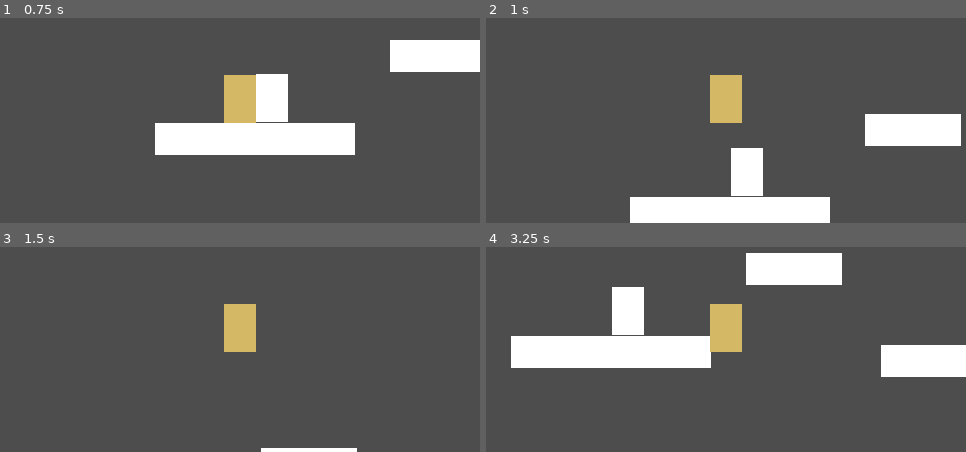
Above: before the commit, frames 1-4 (two rows, left to right).
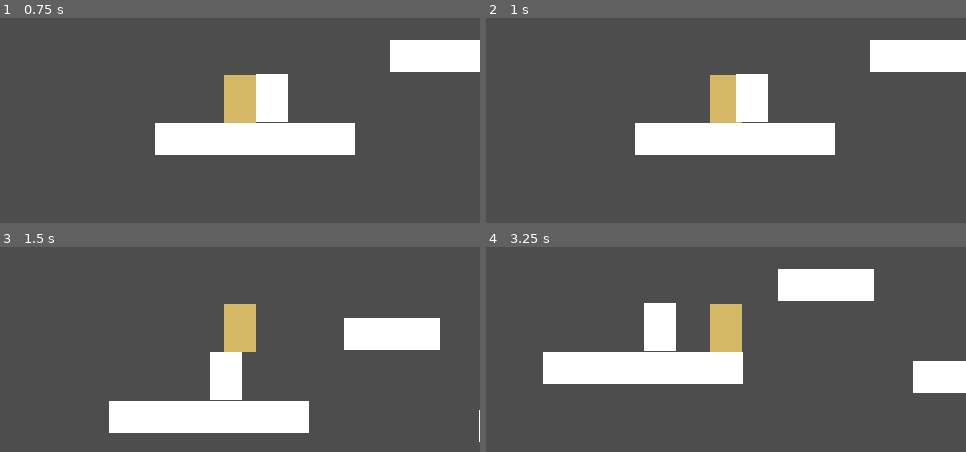
Above: after the commit, the same moments.

Repository: walle1911/DoomFist-2D
Game: Godot game, scene res://scenes/levels/rooms/Room_03_Uppercut.tscn
The game is run twice, just before and just after one commit, with the same random seed, the same clock (stepped at 60 frames per second) and the same inputs. The project has no main scene, so this scene is started directly.
Inputs:
- Up to frame 1 (0.75 s): tap Enter at 0.5 s; hold D (move_right) from 0.53 s (still down); tap J (punch) at 0.6 s
- Up to frame 2 (1 s): keep holding D (move_right); tap Space (jump) at 0.77 s; tap E (slam, bound only after the commit) at 0.8 s
- Up to frame 3 (1.5 s): keep holding D (move_right); tap Space (jump) at 1.07 s; tap E (slam, bound only after the commit) at 1.35 s
- Up to frame 4 (3.25 s): tap Space (jump) at 1.52, 1.55, 1.82, 2.1, 3.02 s; release D (move_right) at 2.03 s; hold A (move_left) 2.03-2.78 s; tap J (punch) at 2.3, 2.85 s; hold D (move_right) from 2.78 s (still down); tap E (slam, bound only after the commit) at 3.05 s

Frame 1 is identical in both runs. In frame 2, 21% of the frame differs, in the area x 30-100%, y 10-100%; in frame 3, 12%; in frame 4, 17%.

Commit message:
Add diagonal seismic slam

Diff:
--- a/project.godot
+++ b/project.godot
@@ -49,6 +49,11 @@
 , Object(InputEventMouseButton,"resource_local_to_scene":false,"resource_name":"","device":-1,"window_id":0,"alt_presse …(244 unchanged characters)…
 ]
 }
+slam={
+"deadzone": 0.2,
+"events": [Object(InputEventKey,"resource_local_to_scene":false,"resource_name":"","device":-1,"window_id":0,"alt_pressed":false,"shift_pressed":false,"ctrl_pressed":false,"meta_pressed":false,"pressed":false,"keycode":0,"physical_keycode":69,"key_label":0,"unicode":101,"location":0,"echo":false,"script":null)
+]
+}
 
 [physics]
 
--- a/scenes/levels/rooms/Room_03_Uppercut.tscn
+++ b/scenes/levels/rooms/Room_03_Uppercut.tscn
@@ -6,6 +6,7 @@
 [ext_resource type="Script" uid="uid://c3v8o31lkynad" path="res://scripts/objects/KillZone.gd" id="4_jkcq7"]
 [ext_resource type="PackedScene" uid="uid://beklxl0kgkpl4" path="res://scenes/objects/BreakableWall.tscn" id="5_m0fkh"]
 [ext_resource type="Script" uid="uid://ecq6earahjf7" path="res://scripts/objects/BreakableWall.gd" id="6_wirro"]
+[ext_resource type="PackedScene" uid="uid://ch262e20fstje" path="res://scenes/objects/GrayPlatform.tscn" id="7_jkcq7"]
 
 [sub_resource type="RectangleShape2D" id="RectangleShape2D_mwytc"]
 size = Vector2(200, 32)
@@ -47,6 +48,11 @@
 [node name="Polygon2D" type="Polygon2D" parent="Platforms/Floor_C" unique_id=401783686]
 polygon = PackedVector2Array(-60, -16, 60, -16, 60, 16, -60, 16)
 
+[node name="GrayPlatform" parent="Platforms" unique_id=2126562549 instance=ExtResource("7_jkcq7")]
+position = Vector2(576, 239)
+platform_size = Vector2(100, 30)
+platform_color = Color(1, 1, 1, 1)
+
 [node name="Checkpoint" parent="." unique_id=167871073 instance=ExtResource("1_r2rjx")]
 position = Vector2(283, 107)
 
--- /dev/null
+++ b/scenes/objects/GrayPlatform.tscn
@@ -0,0 +1,10 @@
+[gd_scene format=3 uid="uid://ch262e20fstje"]
+
+[ext_resource type="Script" uid="uid://c8px6qdvi3vgl" path="res://scripts/objects/GrayPlatform.gd" id="1_ql0lk"]
+
+[node name="GrayPlatform" type="StaticBody2D" unique_id=2126562549]
+script = ExtResource("1_ql0lk")
+
+[node name="CollisionShape2D" type="CollisionShape2D" parent="." unique_id=328351848]
+
+[node name="Polygon2D" type="Polygon2D" parent="." unique_id=772536174]
--- /dev/null
+++ b/scripts/objects/GrayPlatform.gd
@@ -0,0 +1,45 @@
+@tool
+extends StaticBody2D
+
+@export var platform_size: Vector2 = Vector2(160, 32):
+	set(value):
+		platform_size = Vector2(max(value.x, 1.0), max(value.y, 1.0))
+		update_platform()
+
+@export var platform_color: Color = Color(0.4, 0.4, 0.4, 1.0):
+	set(value):
+		platform_color = value
+		update_platform()
+
+
+func _ready() -> void:
+	update_platform()
+
+
+func update_platform() -> void:
+	var collision_shape := get_node_or_null("CollisionShape2D") as CollisionShape2D
+	var polygon := get_node_or_null("Polygon2D") as Polygon2D
+
+	if collision_shape == null or polygon == null:
+		return
+
+	var rect_shape := collision_shape.shape as RectangleShape2D
+
+	if rect_shape == null:
+		rect_shape = RectangleShape2D.new()
+		collision_shape.shape = rect_shape
+
+	rect_shape.size = platform_size
+	collision_shape.position = Vector2.ZERO
+
+	var half_size := platform_size / 2.0
+
+	polygon.polygon = PackedVector2Array([
+		Vector2(-half_size.x, -half_size.y),
+		Vector2(half_size.x, -half_size.y),
+		Vector2(half_size.x, half_size.y),
+		Vector2(-half_size.x, half_size.y)
+	])
+
+	polygon.position = Vector2.ZERO
+	polygon.color = platform_color
--- a/scripts/player/PlayerController.gd
+++ b/scripts/player/PlayerController.gd
@@ -62,6 +62,23 @@
 
 
 # =========================
+# 裂地重拳
+# =========================
+
+@export var slam_x_speed: float = 260.0
+@export var slam_start_y_speed: float = 360.0
+@export var slam_gravity_scale: float = 1.1
+@export var slam_max_down_speed: float = 680.0
+@export var slam_max_duration: float = 0.50
+@export var slam_landing_x_keep: float = 0.25
+
+var can_slam: bool = true
+var is_slamming: bool = false
+var slam_time_left: float = 0.0
+var slam_direction: int = 1
+
+
+# =========================
 # 计时器 / 重生点
 # =========================
 
@@ -83,18 +100,29 @@
 
 	if is_punch_dashing:
 		handle_punch_dash(delta)
-	else:
-		handle_punch_input(delta)
-
-		if is_punch_dashing:
-			handle_punch_dash(delta)
+
+	elif is_slamming:
+		handle_slam(delta)
+
+	else:
+		handle_slam_input()
+
+		if is_slamming:
+			handle_slam(delta)
 		else:
-			handle_horizontal_movement(delta)
-			handle_gravity(delta)
-			handle_jump()
+			handle_punch_input(delta)
+
+			if is_punch_dashing:
+				handle_punch_dash(delta)
+			else:
+				handle_horizontal_movement(delta)
+				handle_gravity(delta)
+				handle_jump()
 
 	move_and_slide()
+
 	check_punch_collisions()
+	check_slam_landing()
 
 
 # =========================
@@ -106,13 +134,14 @@
 		coyote_timer = coyote_time
 		can_uppercut = true
 		can_punch = true
+		can_slam = true
 	else:
 		coyote_timer = max(coyote_timer - delta, 0.0)
 
-	# 冲刺阶段暂时不接收 Space 输入。
-	# 因为延冲机制已经搁置，冲刺中按 Space 不应该被缓存成上勾拳。
+	# 冲刺或裂地阶段不缓存 Space。
+	# 防止技能结束后自动触发上勾拳。
 	if Input.is_action_just_pressed("jump"):
-		if not is_punch_dashing:
+		if not is_punch_dashing and not is_slamming:
 			jump_buffer_timer = jump_buffer_time
 	else:
 		jump_buffer_timer = max(jump_buffer_timer - delta, 0.0)
@@ -259,12 +288,74 @@
 		if collider == null:
 			continue
 
-		if collider.is_in_group("breakable_wall"):
+		if collider.has_method("break_wall"):
 			if punch_is_charged:
-				if collider.has_method("break_wall"):
-					collider.break_wall()
+				collider.break_wall()
 			else:
 				end_punch_dash()
+
+
+# =========================
+# 裂地重拳
+# =========================
+
+func handle_slam_input() -> void:
+	if not can_slam:
+		return
+
+	if is_on_floor():
+		return
+
+	if Input.is_action_just_pressed("slam"):
+		start_slam()
+
+
+func start_slam() -> void:
+	is_slamming = true
+	can_slam = false
+	slam_time_left = slam_max_duration
+	slam_direction = facing_direction
+
+	# 清掉跳跃缓冲，避免裂地结束后自动触发跳跃 / 上勾拳
+	jump_buffer_timer = 0.0
+
+	# 斜下砸落：水平朝面向方向，竖直方向快速下落
+	velocity.x = slam_direction * slam_x_speed
+	velocity.y = slam_start_y_speed
+
+
+func handle_slam(delta: float) -> void:
+	slam_time_left -= delta
+
+	# 裂地期间不能用 A/D 改方向，水平速度固定
+	velocity.x = slam_direction * slam_x_speed
+
+	# 裂地是斜下砸落，不是完全直线。这里保留重力，让轨迹逐渐向下压
+	velocity.y += gravity * slam_gravity_scale * delta
+	velocity.y = min(velocity.y, slam_max_down_speed)
+
+	if slam_time_left <= 0.0:
+		end_slam(false)
+
+
+func check_slam_landing() -> void:
+	if not is_slamming:
+		return
+
+	if is_on_floor():
+		end_slam(true)
+
+
+func end_slam(landed: bool) -> void:
+	is_slamming = false
+	slam_time_left = 0.0
+
+	if landed:
+		# 落地后保留少量水平惯性，防止落地后继续横飞太远
+		velocity.x *= slam_landing_x_keep
+	else:
+		# 空中持续时间结束，则恢复普通空中状态，不强行清掉竖直速度
+		velocity.x *= 0.6
 
 
 # =========================
@@ -281,6 +372,7 @@
 
 	can_uppercut = true
 	can_punch = true
+	can_slam = true
 
 	punch_button_holding = false
 	punch_hold_time = 0.0
@@ -291,3 +383,7 @@
 
 	punch_is_charged = false
 	punch_is_full_charged = false
+
+	is_slamming = false
+	slam_time_left = 0.0
+	slam_direction = 1
Not shown, added: scripts/objects/GrayPlatform.gd.uid
